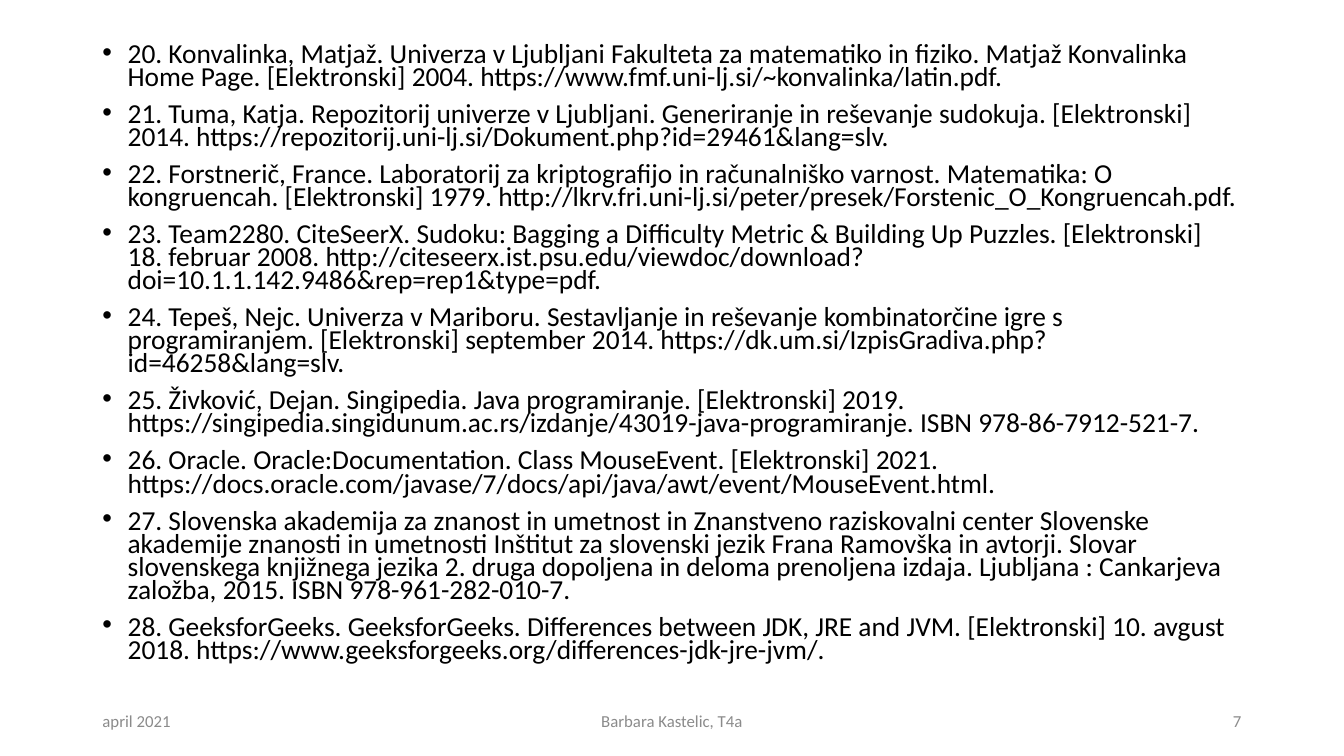
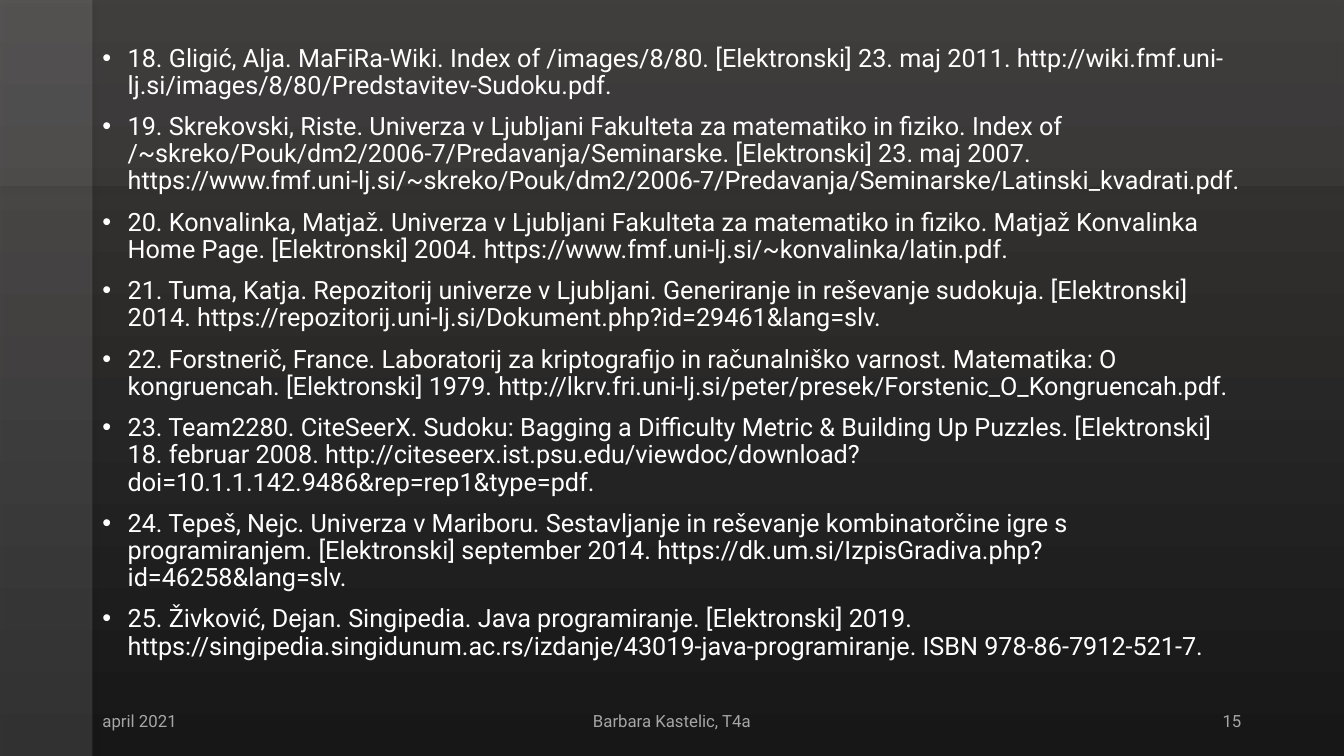
Before and after one commit to Barbie3/MaturitenaNaloga, a slide deck: slide 15 of IZDELAVA IGER - SUDOKU.pptx (slide 7 before the commit). Drawn at 1344x756 pixels with LibreOffice and Linux fonts; fonts in the diff are those of the drawing. Boxes give left, top, right and bottom in pixels: in the first picture for what was removed or moved away, otherwise in the second. Text is boxed around its words. In the diff, an @@ line names an element or a change of style, - is before the commit and + after.

```diff
--- a/IZDELAVA IGER - SUDOKU.pptx
+++ b/IZDELAVA IGER - SUDOKU.pptx
@@ background #FFFFFF to gradient #3B3838 to #181717 @@
@@ rectangle added at [0,0,93,756], fill #FFFFFF at 12% opacity @@
@@ rectangle added at [0,0,1344,187], fill #FFFFFF at 4% opacity @@
@@ text at [128,46,1240,195]: paragraphs added @@
+• 18. Gligić, Alja. MaFiRa-Wiki. Index of /images/8/80. [Elektronski] 23. maj 2011. http://wiki.fmf.uni-lj.si/images/8/80/Predstavitev-Sudoku.pdf.
+• 19. Skrekovski, Riste. Univerza v Ljubljani Fakulteta za matematiko in fiziko. Index of /~skreko/Pouk/dm2/2006-7/Predavanja/Seminarske. [Elektronski] 23. maj 2007. https://www.fmf.uni-lj.si/~skreko/Pouk/dm2/2006-7/Predavanja/Seminarske/Latinski_kvadrati.pdf.
@@ text at [128,212,1227,661]: size 19.6 to 18 pt, font Calibri to Roboto, text colour #000000 to #FFFFFF in "20. Konvalinka, Matjaž. Univerza v Ljubljani Fakulteta ...", "21. Tuma, Katja. Repozitorij univerze v Ljubljani. ...", "22. Forstnerič, France. Laboratorij za kriptografijo in ...", "23. Team2280. CiteSeerX. Sudoku: Bagging a Difficulty ..." and 2 more places; line spacing 0.7 to 0.9 @@
@@ text at [128,449,1224,664]: paragraphs removed @@
-• 26. Oracle. Oracle:Documentation. Class MouseEvent. [Elektronski] 2021. https://docs.oracle.com/javase/7/docs/api/java/awt/event/MouseEvent.html.
-• 27. Slovenska akademija za znanost in umetnost in Znanstveno raziskovalni center Slovenske akademije znanosti in umetnosti Inštitut za slovenski jezik Frana Ramovška in avtorji. Slovar slovenskega knjižnega jezika 2. druga dopoljena in deloma prenoljena izdaja. Ljubljana : Cankarjeva založba, 2015. ISBN 978-961-282-010-7.
-• 28. GeeksforGeeks. GeeksforGeeks. Differences between JDK, JRE and JVM. [Elektronski] 10. avgust 2018. https://www.geeksforgeeks.org/differences-jdk-jre-jvm/.
@@ text "april 2021" at [102,714,177,731]: font Calibri to Roboto, text colour #8C8C8C to #A6A6A6 @@
@@ text "Barbara Kastelic, T4a" at [593,714,751,729]: font Calibri to Roboto, text colour #8C8C8C to #A6A6A6 @@
@@ page number at [1223,715,1242,727]: text changed; font Calibri to Roboto; text colour #8C8C8C to #A6A6A6 @@
-7
+15
```
Also in this commit, not shown: 6 other slides changed, 9 slides added.
